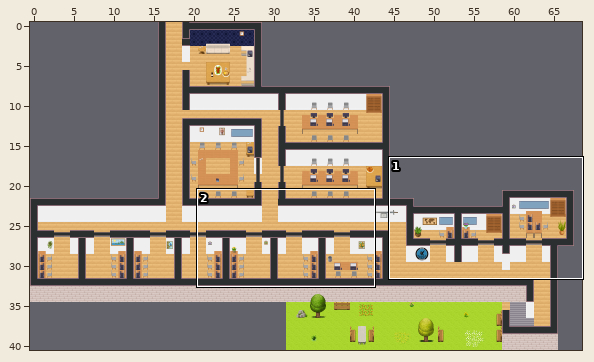
Two versions of a level (Tiled map (JSON), I_OG.tmj). Above: a wide view before the commit, with the close-up outlined.
Close-up. Before:
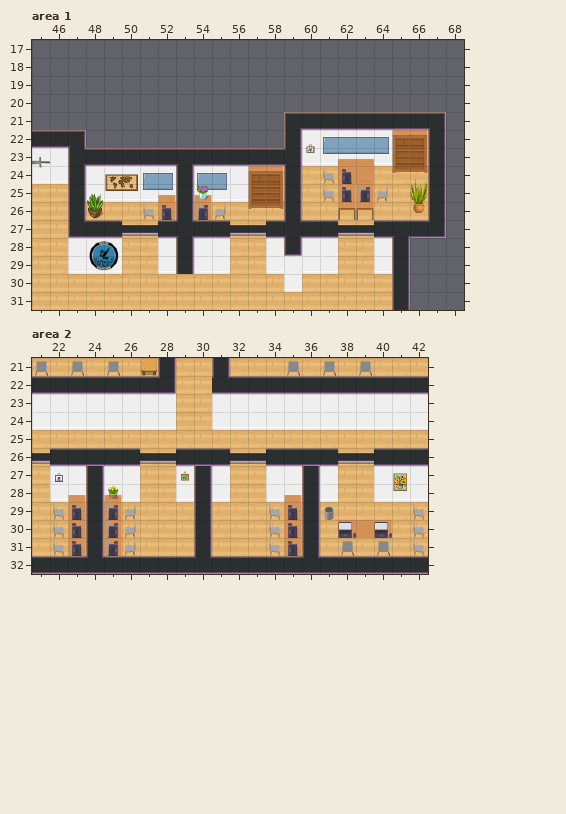
Cells are 32x32 px. Shown: area 1 x 45..68, y 17..31; area 2 x 21..42, y 21..32. The commit also changed other parts of the map, which this record leaves out.
The same view after the edit:
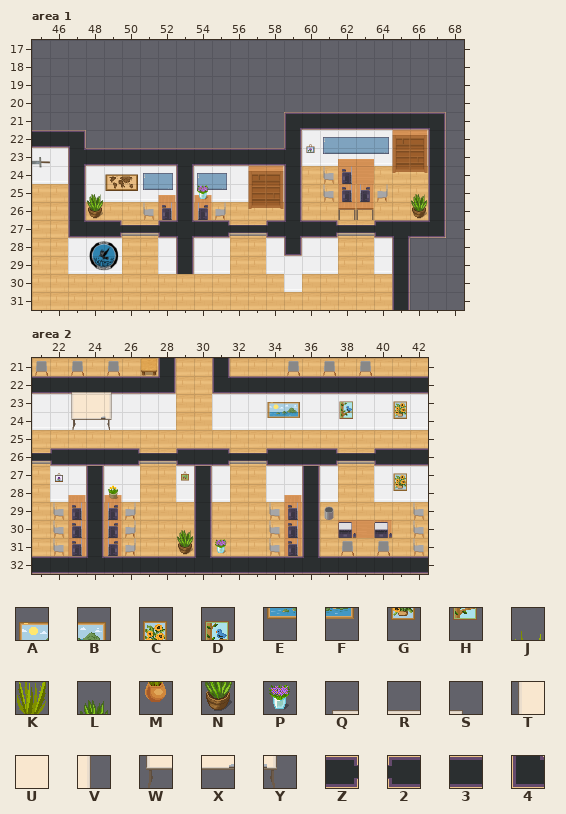
Key: from "WA_Decoration": A 6, B 7, C 8, D 9, E 18, F 19, G 20, H 21, J 64, K 76, L 79, M 88, N 91, P 92; from "WA_Miscellaneous": Q 33, R 34, S 35, T 43, U 44, V 45, W 53, X 54, Y 55; from "WA_Room_Builder": Z 63, 2 65, 3 94, 4 368.
_ is an empty cell.
Changes in this commit:
Layer "walls/walls1", area 1:
y 27: x 49 3 -> _; x 52 3 -> _; x 55 3 -> _; x 58 3 -> _; x 61 3 -> _; x 64 3 -> _
Layer "furniture/furniture1", area 1:
y 24: x 66 J -> _
y 25: x 66 K -> L
y 26: x 66 M -> N
Layer "above/above2", area 1:
y 27: x 49 _ -> Z; x 52 _ -> 2; x 55 _ -> Z; x 58 _ -> 2; x 61 _ -> Z; x 64 _ -> 2
Layer "walls/walls2", area 2:
y 22: x 23..25 ___ -> QRS
y 23: x 23..25 ___ -> TUV; x 34..35 __ -> AB; x 38 _ -> D; x 41 _ -> C
y 24: x 23..25 ___ -> WXY; x 34..35 __ -> EF; x 38 _ -> H; x 41 _ -> G
Layer "furniture/furniture1", area 2:
y 30: x 29 _ -> L
y 31: x 29 _ -> N; x 31 _ -> P
Layer "above/above2", area 2:
y 22: x 31 _ -> 4
y 26: x 22 3 -> 2; x 26 3 -> Z; x 29 3 -> 2; x 31 3 -> Z; x 34 3 -> 2; x 37 3 -> Z; x 40 3 -> 2
